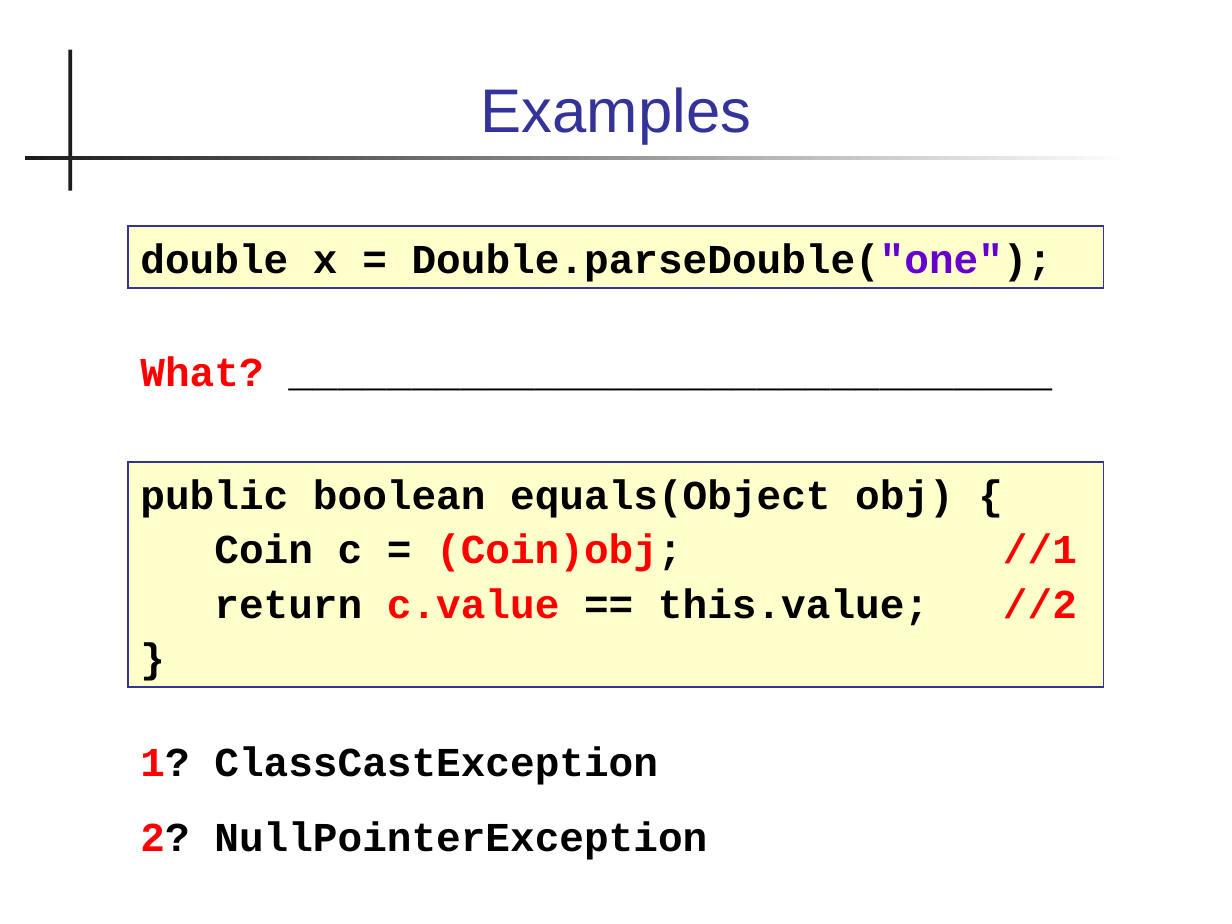
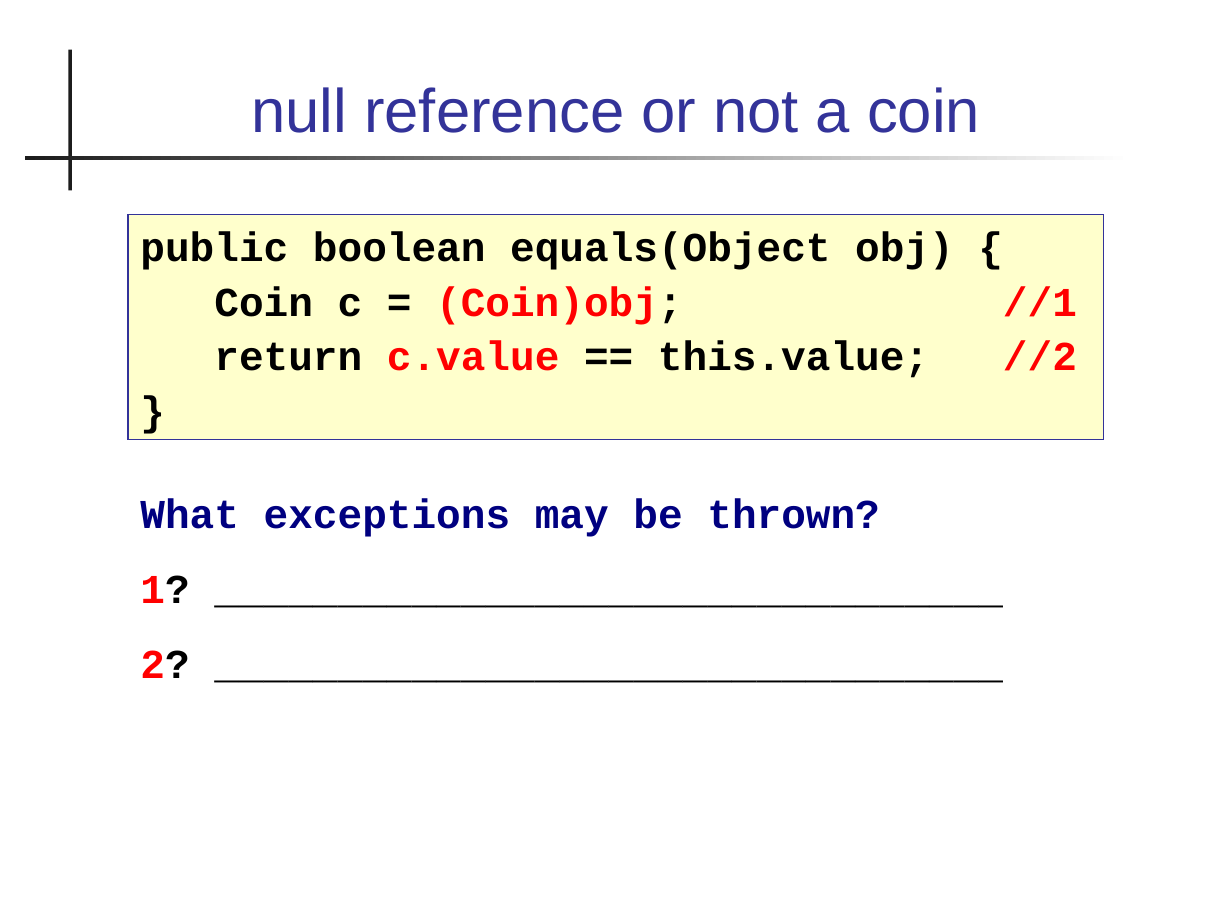
Before and after one commit to skeoop/skeoop.github.io, a slide deck: slide 6 of week6/Exceptions.ppt (slide 5 before the commit). Drawn at 1232x924 pixels with LibreOffice and Linux fonts; fonts in the diff are those of the drawing. Boxes give left, top, right and bottom in pixels: in the first picture for what was removed or moved away, otherwise in the second. Text is boxed around its words. In the diff, an @@ line names an element or a change of style, - is before the commit and + after.

Commit message:
update slides on exceptions

```diff
--- a/week6/Exceptions.ppt
+++ b/week6/Exceptions.ppt
@@ title at (x1=251, y1=87, x2=980, y2=133): text changed @@
-Examples
+null reference or not a coin
@@ rectangle "public boolean equals(Object obj) {" moved from (x1=128, y1=462, x2=1104, y2=687) to (x1=128, y1=214, x2=1104, y2=440) @@
@@ rectangle removed at (x1=128, y1=225, x2=1104, y2=287) @@
-double x = Double.parseDouble("one");
@@ text removed at (x1=140, y1=356, x2=263, y2=387) @@
-What? _______________________________
@@ text added at (x1=140, y1=499, x2=880, y2=678), 24 pt, text #000000, bold @@
+What exceptions may be thrown?
+1? ________________________________
+2? ________________________________
@@ text removed at (x1=140, y1=746, x2=707, y2=860) @@
-1? ClassCastException
-2? NullPointerException
```
Also in this commit, not shown: 17 other slides changed, 13 slides added, 2 slides removed.
